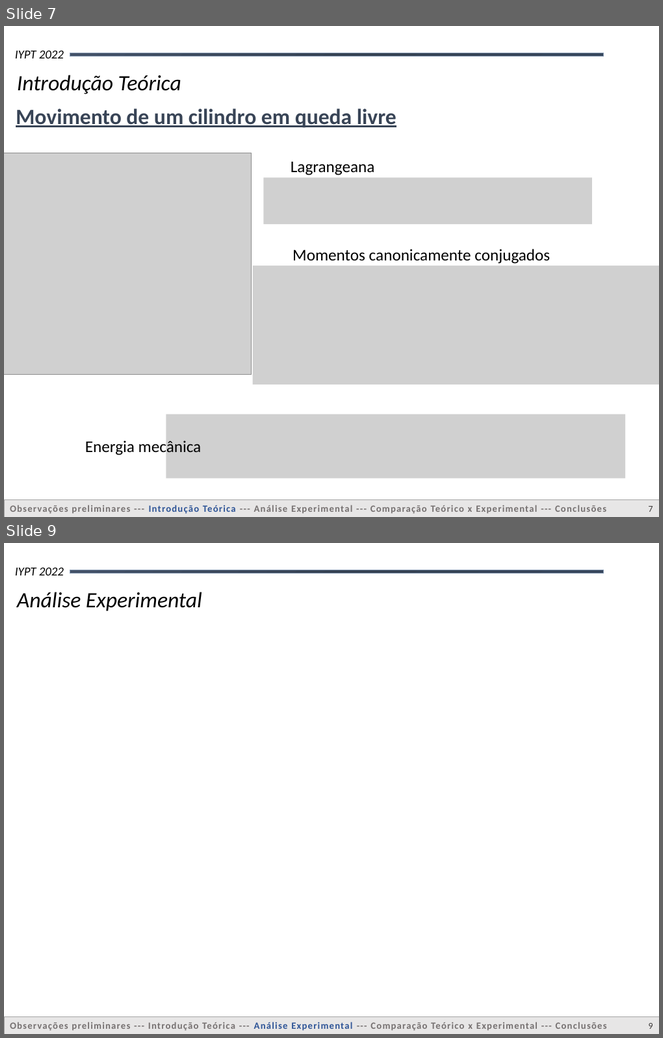
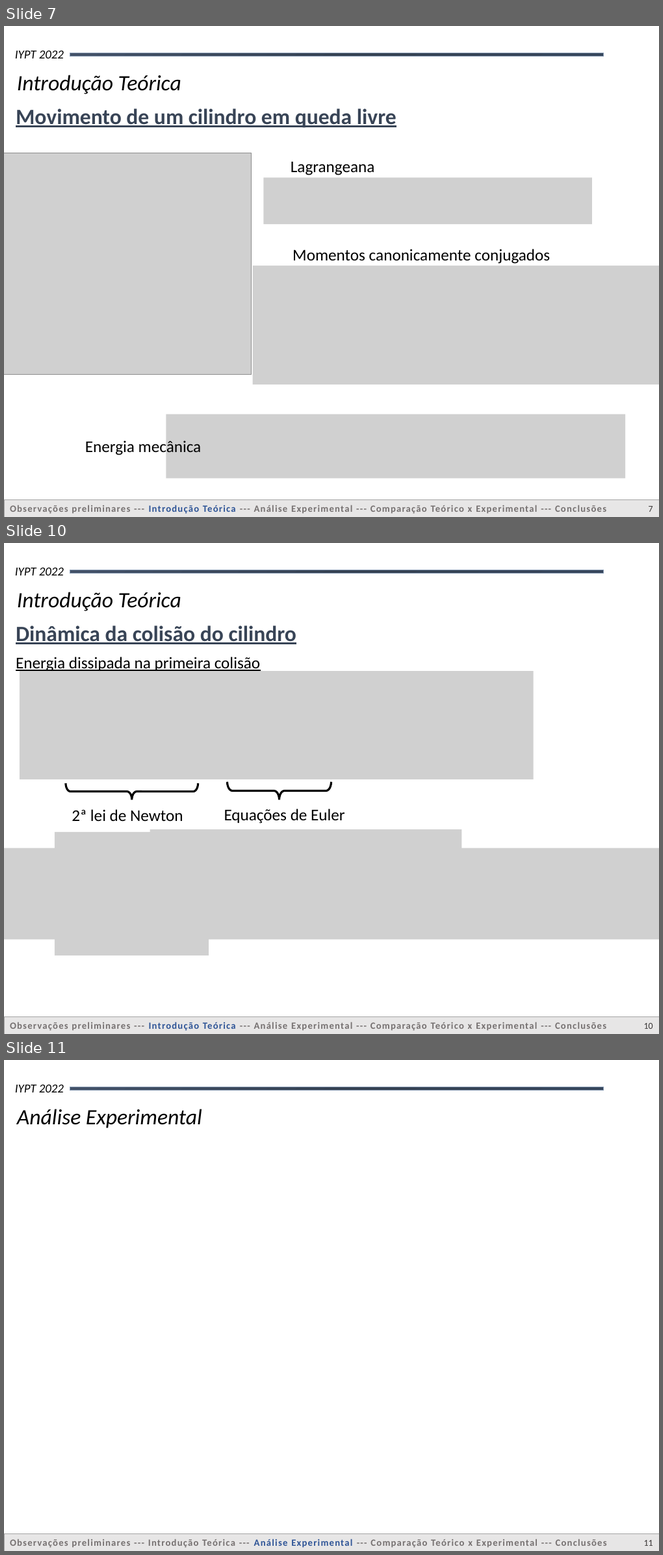
Before and after one commit to matncb/flado, a slide deck: Problema 7 - Legauss.pptx. Shown one above the other, each under a label of ours: slides 7 and 9 before the commit, slides 7, 10 and 11 after it; the slides between them are not shown. The pictures are 663x1038 and 663x1555 pixels, drawn with LibreOffice and Linux fonts; fonts in the diff are those of the drawing; grey boxes stand for pictures; background and template pictures are left out. Boxes give left, top, right and bottom in pixels: in the first picture for what was removed or moved away, otherwise in the second. Text is boxed around its words. In the diff, an @@ line names an element or a change of style, - is before the commit and + after.

```diff
--- a/Problema 7 - Legauss.pptx
+++ b/Problema 7 - Legauss.pptx
@@ slide 10 added at [4,543,659,1034], background #FFFFFF; not listed: 5 template elements that a slide beside it also shows @@
@@ text added at [16,626,296,644], 24 pt, text #384456, bold, underline @@
+Dinâmica da colisão do cilindro
@@ text added at [16,657,260,673], 18 pt, text #000000, underline @@
+Energia dissipada na primeira colisão
@@ picture added at [20,672,534,780] @@
@@ right brace added at [66,783,198,800], outline #000000 2.25 pt @@
@@ right brace added at [227,782,331,800], outline #000000 2.25 pt @@
@@ text added at [72,809,183,821], 18 pt, text #000000 @@
+2ª lei de Newton
@@ text added at [224,809,345,824], 18 pt, text #000000 @@
+Equações de Euler
@@ picture added at [55,832,208,956] @@
@@ picture added at [150,829,462,853] @@
@@ picture added at [4,849,659,940] @@
@@ page number added at [644,1023,653,1029], 10 pt, text #3B3838 @@
+10
@@ what was slide 9 is now slide 11 @@
@@ page number at [644,1540,653,1546]: text changed @@
-9
+11
```
Also in this commit, not shown: 1 slide changed, 1 other slide added.
